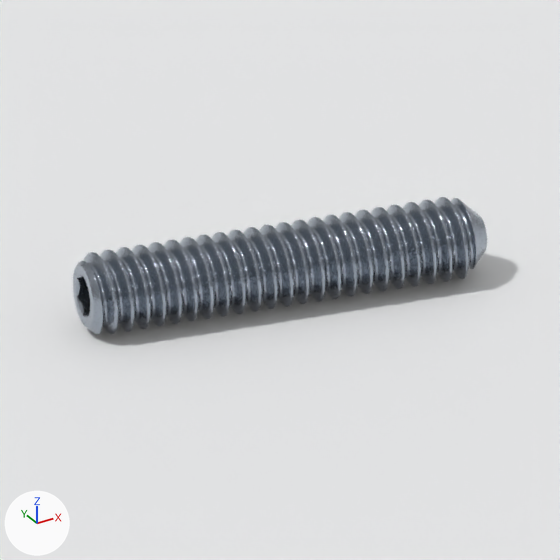
What one commit did to the Blender file navigation_oobb/hardware/screw/grub/hex_head/stainless_steel/m2_diameter/10_mm_length/three_d_model/studio.blend.
Camera for both pictures: the file's camera 'product camera'. Lighting does not change. The marker at lower left points along +X, +Y and +Z. The picture after the commit comes second.

Objects in the first picture: 'product full', 'product seamless floor'.
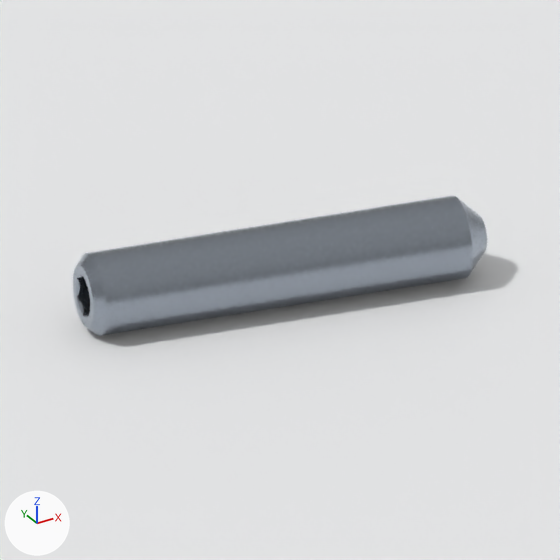
What differs and where, as boxes (x1, y1, x2, y2) in the pictures (560 x 560 px):
```json
{"object": "product display", "change": "shown", "after": [73, 195, 487, 336]}
{"object": "product full", "change": "hidden", "before": [73, 197, 487, 335]}
```

The change, as JSON lines over the scene's bpy script:
```json
{"op": "add", "block": "ob_product_full", "code": "ob_product_full.hide_viewport = True"}
{"op": "remove", "block": "ob_product_display", "code": "ob_product_display.hide_viewport = True"}
```
